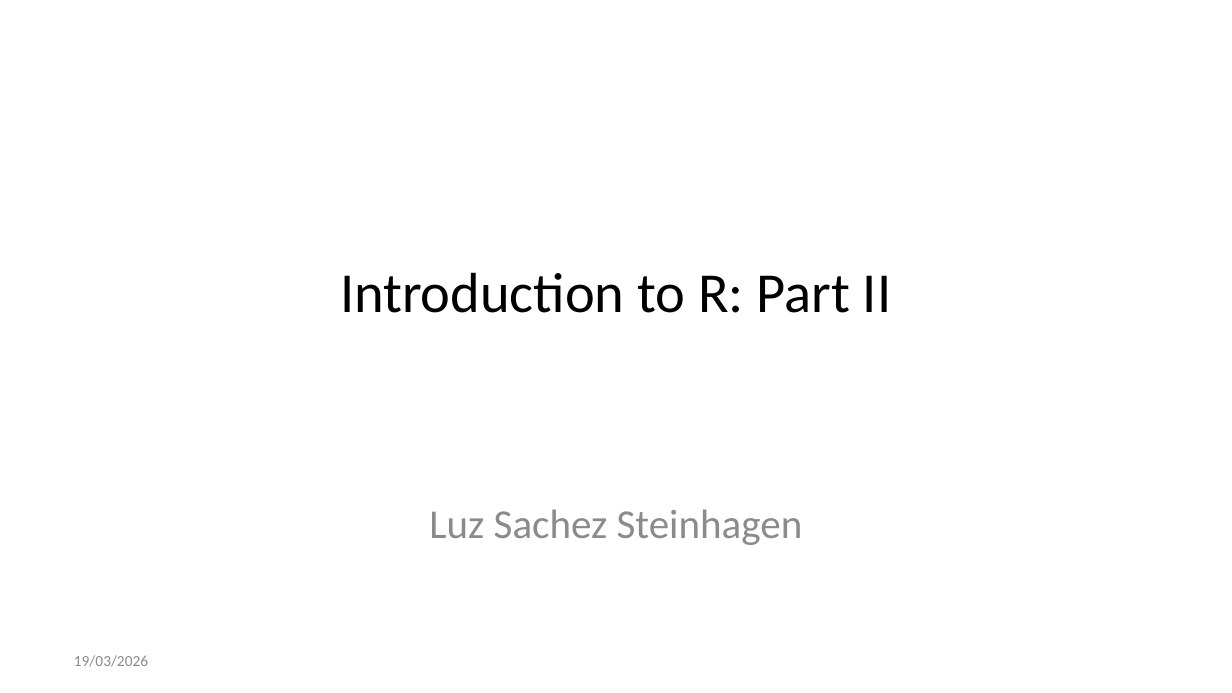
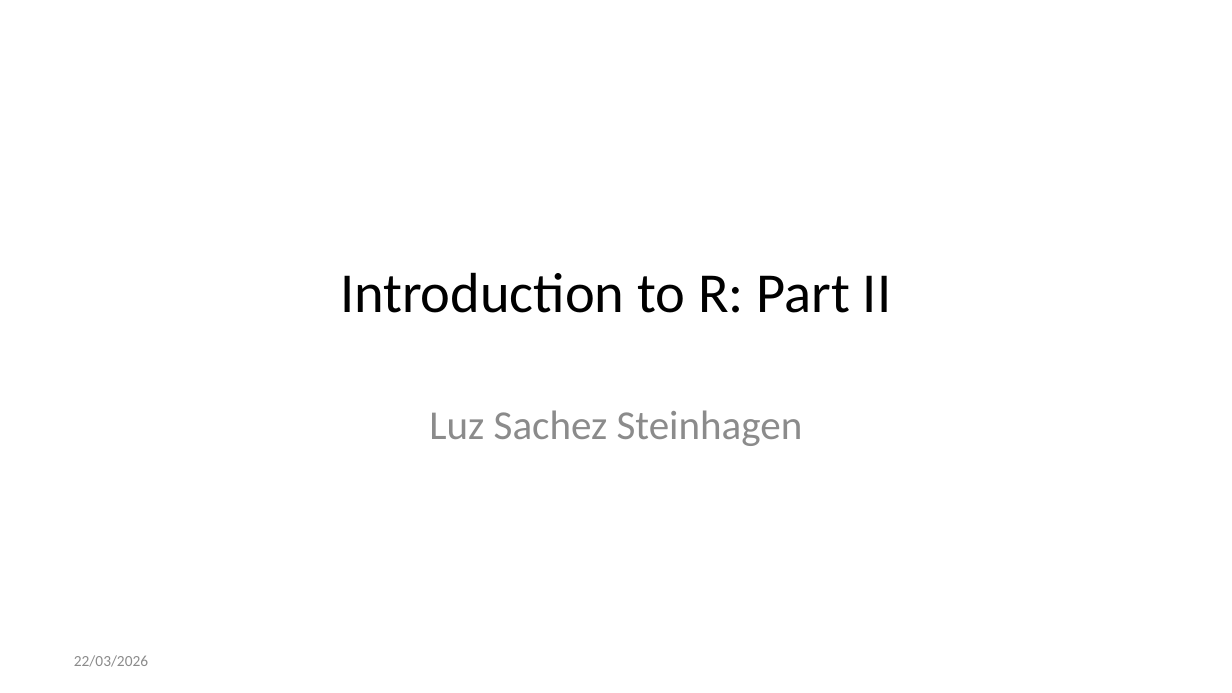
Before and after one commit to lmu-osc/train-the-trainer-student-track-OS, a slide deck: slide 1 of materials/OS-M3/OS-M3-S3-R-Part-II/OS-M3-S3-R-Part-II-slides.pptx. Drawn at 1232x693 pixels with LibreOffice and Linux fonts; fonts in the diff are those of the drawing. Boxes give left, top, right and bottom in pixels: in the first picture for what was removed or moved away, otherwise in the second. Text is boxed around its words. In the diff, an @@ line names an element or a change of style, - is before the commit and + after.

```diff
--- a/materials/OS-M3/OS-M3-S3-R-Part-II/OS-M3-S3-R-Part-II-slides.pptx
+++ b/materials/OS-M3/OS-M3-S3-R-Part-II/OS-M3-S3-R-Part-II-slides.pptx
@@ subtitle "Luz Sachez Steinhagen": place and size @@
-subtitle "Luz Sachez Steinhagen" at (429,509,803,545)
+subtitle "Luz Sachez Steinhagen" at (429,410,803,446)
@@ text at (74,655,148,667): text changed @@
-19/03/2026
+22/03/2026
```
Also in this commit, not shown: 44 other files.
